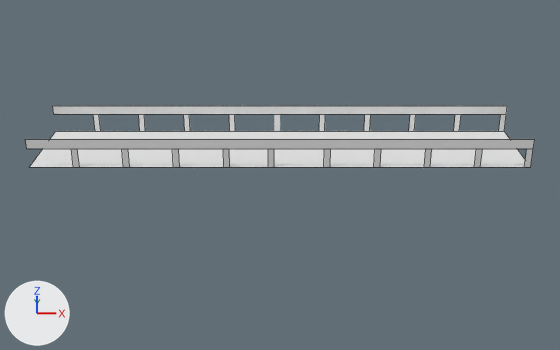
The Blender file blender_files/Gift_Plane.blend, before and after one commit.
Camera for both pictures: a camera (50 mm lens) standing at (0.0, -15.22, 6.23) and looking at (0.0, -0.34, -0.47). Every picture has the same lights, and +X, +Y and +Z are marked at lower left. Mesh edges are drawn as thin lines.

In view in the first picture: 'Rail Top', 'Rail Top.001', 'Rail.001', 'Rail.002', 'Rail.003', 'Rail.004', 'Rail.006', 'Rail.007', 'Rail.008', 'Rail.009', 'Rail.010', 'Rail.011', 'Rail.012', 'Rail.013', 'Rail.014', 'Rail.015', 'Rail.017', 'Rail.018', 'Rail.019', 'Rail.020', 'Rail.021', 'Road'.
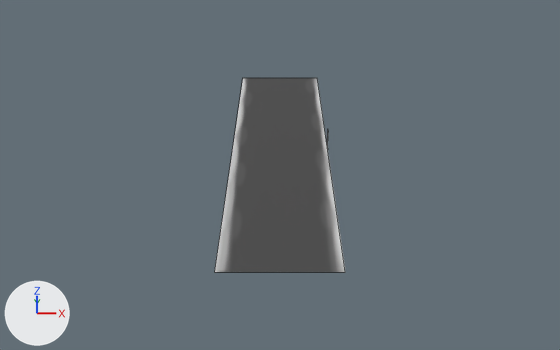
Where the change shows, as pixel boxes (x1, y1, x2, y2) in the pictures (560 x 350 px):
'Road', reshaped, rescaled (74% narrower, 427% taller): before (30, 131, 525, 167); after (215, 78, 345, 272)
'Rail Top', deleted: before (25, 139, 535, 149)
'Rail Top.001', deleted: before (53, 106, 507, 114)
'Rail', rescaled: before (268, 149, 274, 167); after (327, 130, 328, 149)
'Rail.001', deleted: before (223, 149, 230, 167)
'Rail.009', deleted: before (424, 149, 432, 167)
'Rail.002', deleted: before (172, 149, 180, 167)
'Rail.004', deleted: before (71, 149, 79, 167)
'Rail.007', deleted: before (524, 149, 533, 167)
'Rail.003', deleted: before (122, 149, 130, 167)
'Rail.008', deleted: before (474, 149, 482, 167)
'Rail.010', deleted: before (374, 149, 381, 167)
'Rail.011', deleted: before (324, 149, 331, 167)
'Rail.012', deleted: before (229, 114, 235, 131)
'Rail.013', deleted: before (184, 114, 190, 131)
'Rail.018', deleted: before (454, 114, 461, 131)
'Rail.021', deleted: before (319, 114, 325, 131)
'Rail.019', deleted: before (409, 114, 416, 131)
'Rail.017', deleted: before (499, 114, 506, 131)
'Rail.015', deleted: before (93, 114, 101, 131)
'Rail.020', deleted: before (364, 114, 370, 131)
'Rail.014', deleted: before (139, 114, 145, 131)

The change, as a diff of the scene's bpy script:
```diff
--- a/blender_files/Gift_Plane.blend.py
+++ b/blender_files/Gift_Plane.blend.py
@@ me_plane @@
 # used by ob_road; location = (0.0, 0.0, 0.0); scale = (5.0, 1.0, 1.0)
-me_plane.from_pydata(...)  # 4 vertices, 1 face; spans x -1.0..1.0, y -1.0..1.0, z 0.0
+me_plane.from_pydata(...)  # 6 vertices, 2 faces; spans x -1.0..1.0, y -1.0..1.0, z 0.0
+# me_plane part 1: 1 face spanning x -1.0..1.0, y -1.0..1.0, z 0.0 switches from no material to mat_material_001 (picture img_road_texture_001)
+me_plane.materials.append(mat_material_001)  # picture img_road_texture_001
@@ ob_road @@
 ob_road.location = (0.0, 0.0, 0.0)
-ob_road.scale = (5.0, 1.0, 1.0)
+ob_road.scale = (1.0, 5.0, 1.0)
@@ ob_rail_001 @@
-ob_rail_001 = bpy.data.objects.new('Rail.001', me_plane_002)
@@ ob_rail_002 @@
-ob_rail_002 = bpy.data.objects.new('Rail.002', me_plane_003)
@@ ob_rail_003 @@
-ob_rail_003 = bpy.data.objects.new('Rail.003', me_plane_004)
@@ ob_rail_004 @@
-ob_rail_004 = bpy.data.objects.new('Rail.004', me_plane_005)
@@ ob_rail_007 @@
-ob_rail_007 = bpy.data.objects.new('Rail.007', me_plane_008)
@@ ob_rail_008 @@
-ob_rail_008 = bpy.data.objects.new('Rail.008', me_plane_009)
@@ ob_rail_009 @@
-ob_rail_009 = bpy.data.objects.new('Rail.009', me_plane_010)
@@ ob_rail_010 @@
-ob_rail_010 = bpy.data.objects.new('Rail.010', me_plane_011)
@@ ob_rail_011 @@
-ob_rail_011 = bpy.data.objects.new('Rail.011', me_plane_012)
@@ ob_rail_006 @@
-ob_rail_006 = bpy.data.objects.new('Rail.006', me_plane_001)
@@ ob_rail_012 @@
-ob_rail_012 = bpy.data.objects.new('Rail.012', me_plane_002)
@@ ob_rail_013 @@
-ob_rail_013 = bpy.data.objects.new('Rail.013', me_plane_003)
@@ ob_rail_014 @@
-ob_rail_014 = bpy.data.objects.new('Rail.014', me_plane_004)
@@ ob_rail_015 @@
-ob_rail_015 = bpy.data.objects.new('Rail.015', me_plane_005)
@@ ob_rail_017 @@
-ob_rail_017 = bpy.data.objects.new('Rail.017', me_plane_008)
@@ ob_rail_018 @@
-ob_rail_018 = bpy.data.objects.new('Rail.018', me_plane_009)
@@ ob_rail_019 @@
-ob_rail_019 = bpy.data.objects.new('Rail.019', me_plane_010)
@@ ob_rail_020 @@
-ob_rail_020 = bpy.data.objects.new('Rail.020', me_plane_011)
@@ ob_rail_021 @@
-ob_rail_021 = bpy.data.objects.new('Rail.021', me_plane_012)
@@ ob_rail_top @@
-ob_rail_top = bpy.data.objects.new('Rail Top', me_plane_007)
@@ ob_rail_top_001 @@
-ob_rail_top_001 = bpy.data.objects.new('Rail Top.001', me_plane_013)
```
